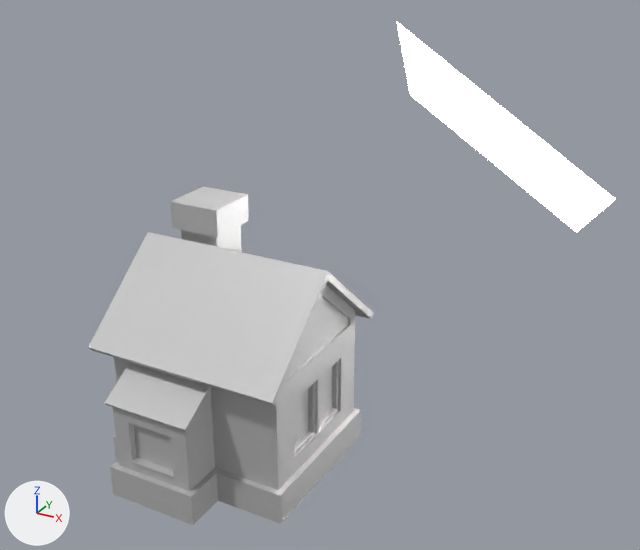
The Blender file src/models/low_poly_house.blend: old version first, new version second.
Both versions are drawn from a camera (50 mm lens) standing at (17.2, -38.6, 21.2) and looking at (-0.1, -7.1, 5.5). The axes (+X, +Y, +Z) are drawn at lower left. The lights are the same throughout.

The first picture shows 'Box001_02 - Default_0', 'Box007_02 - Default_0', 'Plane'.
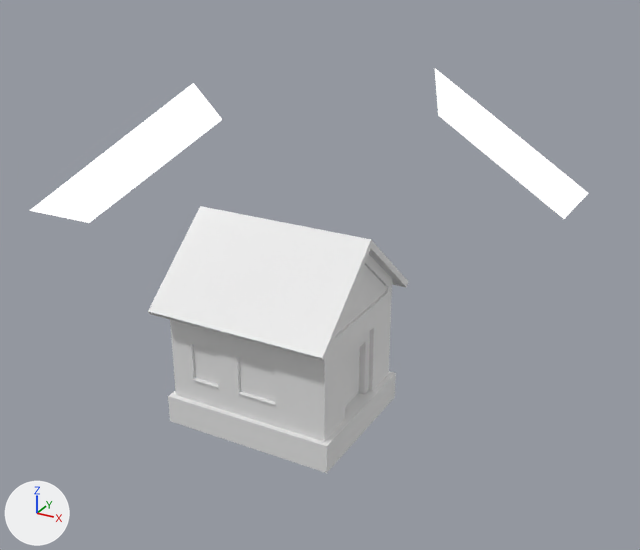
Location of each change, (x1, y1, x2, y2) in pixels of the pictures (640 x 550 px):
'Box001_02 - Default_0', recoloured, moved, turned
    before: (88, 232, 373, 525)
    after: (148, 206, 408, 473)
'Plane', surface changed, moved, turned, rescaled
    before: (396, 21, 616, 233)
    after: (435, 68, 588, 219)
'Plane.001', added
    after: (29, 83, 222, 223)
'Box007_02 - Default_0', deleted
    before: (170, 186, 249, 252)

The change, as a list of edits to the scene's bpy script:
```text
Change mat_material_001:
    mat_material_001.emission_strength: 8.3 -> 1.0
Add mat_material_002:
    mat_material_002 = principled_material('Material.002')
    mat_material_002.base_color = (0.8, 0.8, 0.8)  # white #e7e7e7
Add mat_material_003:
    mat_material_003 = principled_material('Material.003')
    mat_material_003.base_color = (0.8, 0.8, 0.8)  # white #e7e7e7
    mat_material_003.emission_strength = 1.0
Change me_box001_02___default_0:
    where me_box001_02___default_0.from_pydata(...)  # 816 vertices, 640 faces; spans x -24.0..24.0, y -52.7..0.0, z -28.9..23.2
    remove me_box001_02___default_0.materials.append(mat_02___default)  # light grey #cacaca
    add me_box001_02___default_0.materials.append(mat_material_002)  # white #e7e7e7
Add me_plane_001:
    me_plane_001.from_pydata([(-1.0, -1.0, 0.0), (1.0, -1.0, 0.0), (-1.0, 1.0, 0.0), (1.0, 1.0, 0.0)], [], [(0, 1, 3, 2)])
    me_plane_001.materials.append(mat_material_003)  # white #e7e7e7
Change ob_box001_02___default_0:
    ob_box001_02___default_0.location: (-0.43, -13.25, -0.06) -> (-0.43, -9.76, -0.06)
    ob_box001_02___default_0.rotation_euler: (-1.571, 0.0, 0.0) -> (-1.571, 0.0, -3.142)  # degrees (-90, 0, 0) -> degrees (-90, 0, -180)
Remove ob_box007_02___default_0:
    ob_box007_02___default_0 = bpy.data.objects.new('Box007_02 - Default_0', me_box007_02___default_0)
    ob_box007_02___default_0.location = (-2.35, -11.94, 3.71)
    ob_box007_02___default_0.rotation_euler = (-1.571, 0.0, 0.0)  # degrees (-90, 0, 0)
    ob_box007_02___default_0.scale = (0.167, 0.167, 0.167)
Change ob_plane:
    ob_plane.location: (7.15, -6.34, 12.37) -> (4.82, 2.54, 9.46)
    ob_plane.rotation_euler: (-0.573, 0.567, 0.0) -> (2.568, 0.567, 0.0)  # degrees (-33, 32, 0) -> degrees (147, 32, 0)
    ob_plane.scale: (4.69, 4.69, 4.69) -> (4.36, 4.36, 4.36)
Add ob_plane_001:
    ob_plane_001 = bpy.data.objects.new('Plane.001', me_plane_001)
    ob_plane_001.location = (-9.71, -7.53, 9.46)
    ob_plane_001.rotation_euler = (2.631, -0.603, 0.778)  # degrees (151, -35, 45)
    ob_plane_001.scale = (4.36, 4.36, 4.36)
```
